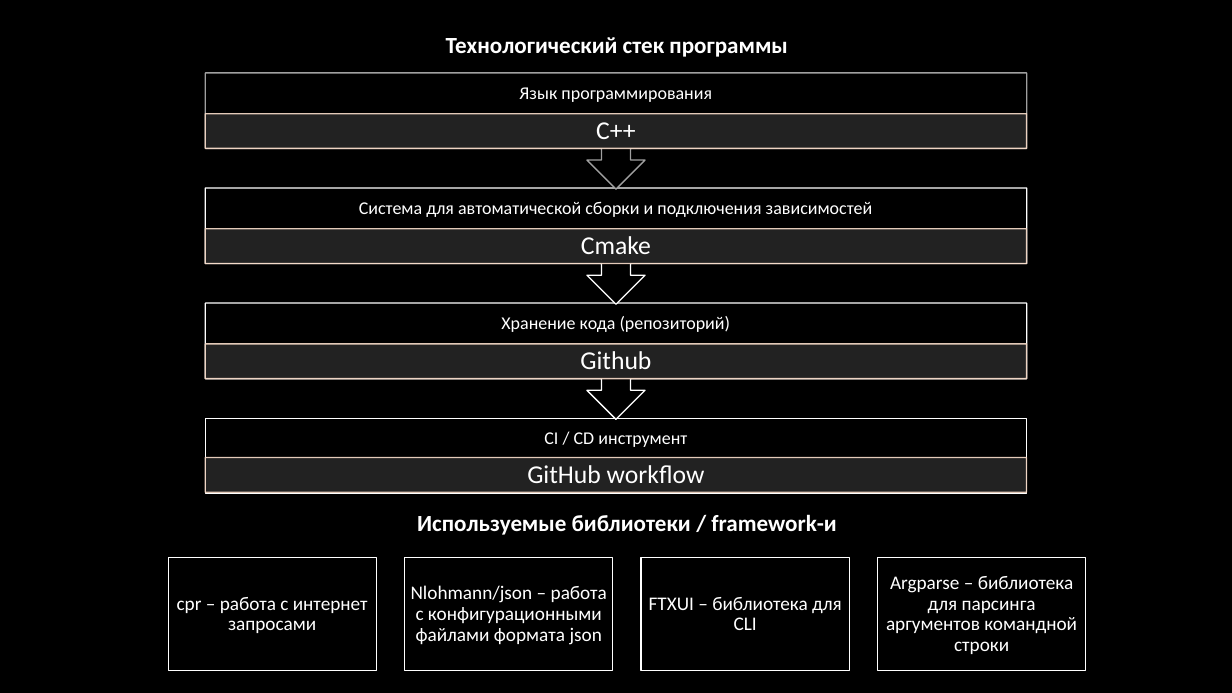
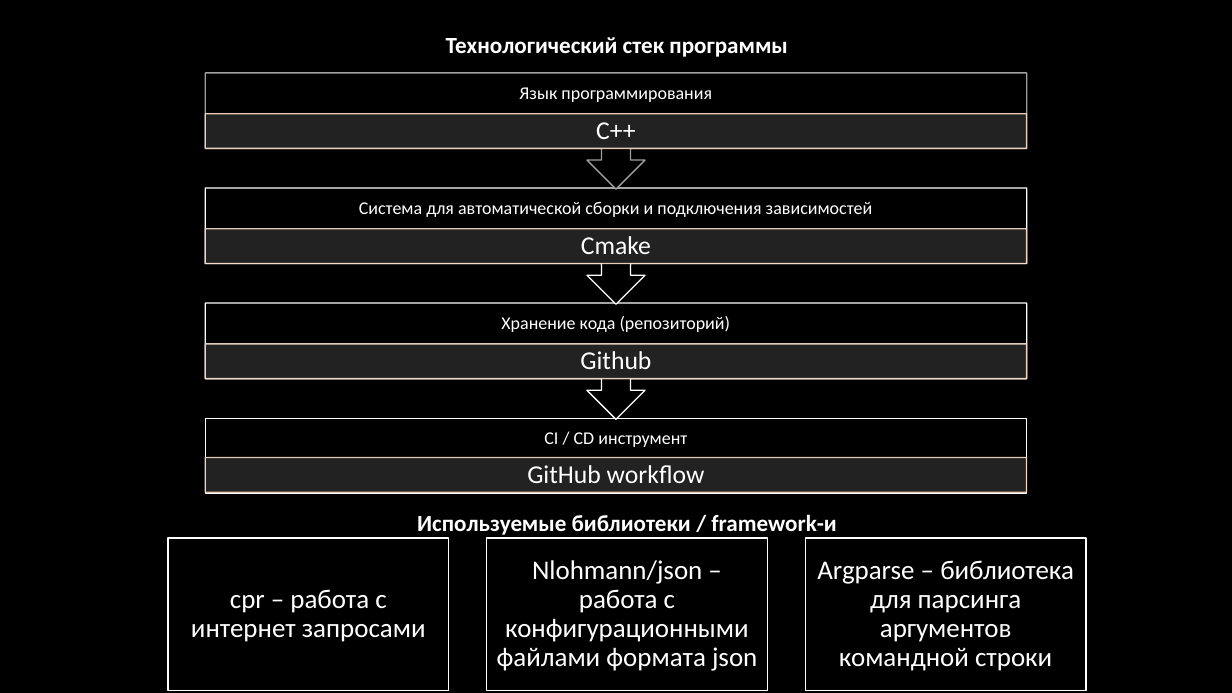
Before and after one commit to SG123it/CacheCleaner, a slide deck: slide 3 of docs/Presentation.pptx. Drawn at 1232x693 pixels with LibreOffice and Linux fonts; fonts in the diff are those of the drawing. Boxes give left, top, right and bottom in pixels: in the first picture for what was removed or moved away, otherwise in the second. Text is boxed around its words. In the diff, an @@ line names an element or a change of style, - is before the commit and + after.

```diff
--- a/docs/Presentation.pptx
+++ b/docs/Presentation.pptx
@@ text "cpr – работа с интернет ...": place and size @@
-text "cpr – работа с интернет ..." at [177, 597, 368, 633]
+text "cpr – работа с интернет ..." at [191, 589, 426, 642]
@@ rectangle: place and size @@
-rectangle at [168, 558, 376, 671]
+rectangle at [168, 538, 449, 690]
@@ size 15 to 21 pt; more space between paragraphs in 3 elements at [817, 560, 1074, 671], [191, 589, 426, 642], [497, 560, 757, 671] @@
@@ text "Nlohmann/json – работа с конфигурационными ...": place and size @@
-text "Nlohmann/json – работа с конфигурационными ..." at [411, 585, 607, 645]
+text "Nlohmann/json – работа с конфигурационными ..." at [497, 560, 757, 671]
@@ rectangle: place and size @@
-rectangle at [641, 558, 849, 671]
+rectangle at [487, 538, 768, 690]
@@ text "Argparse – библиотека для парсинга ...": place and size @@
-text "Argparse – библиотека для парсинга ..." at [886, 576, 1077, 654]
+text "Argparse – библиотека для парсинга ..." at [817, 560, 1074, 671]
@@ rectangle: place and size @@
-rectangle at [878, 558, 1086, 671]
+rectangle at [806, 538, 1087, 690]
@@ rectangle removed at [405, 558, 613, 671] @@
@@ text removed at [649, 597, 842, 630] @@
-FTXUI – библиотека для CLI
```
Also in this commit, not shown: 1 other slide changed, 1 other file.
